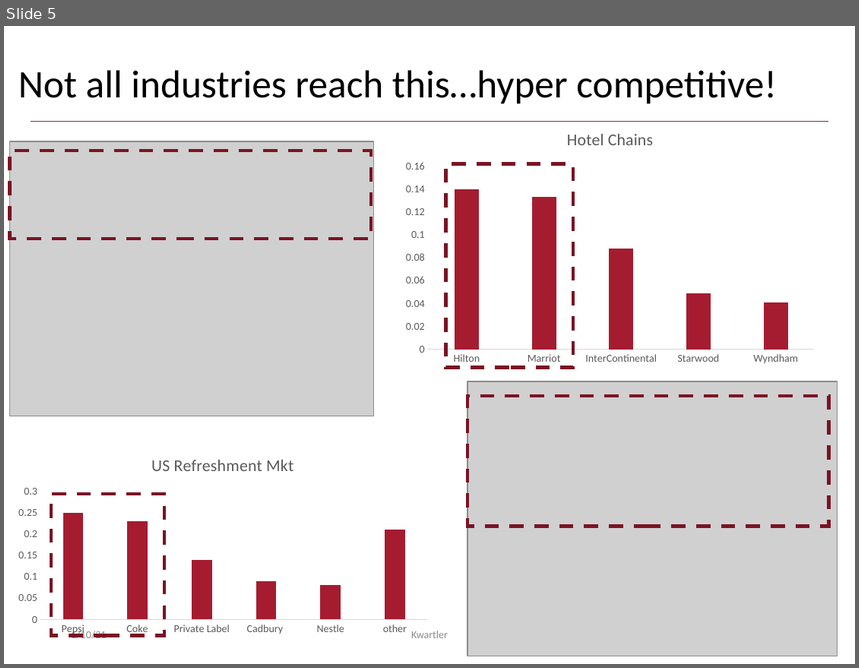
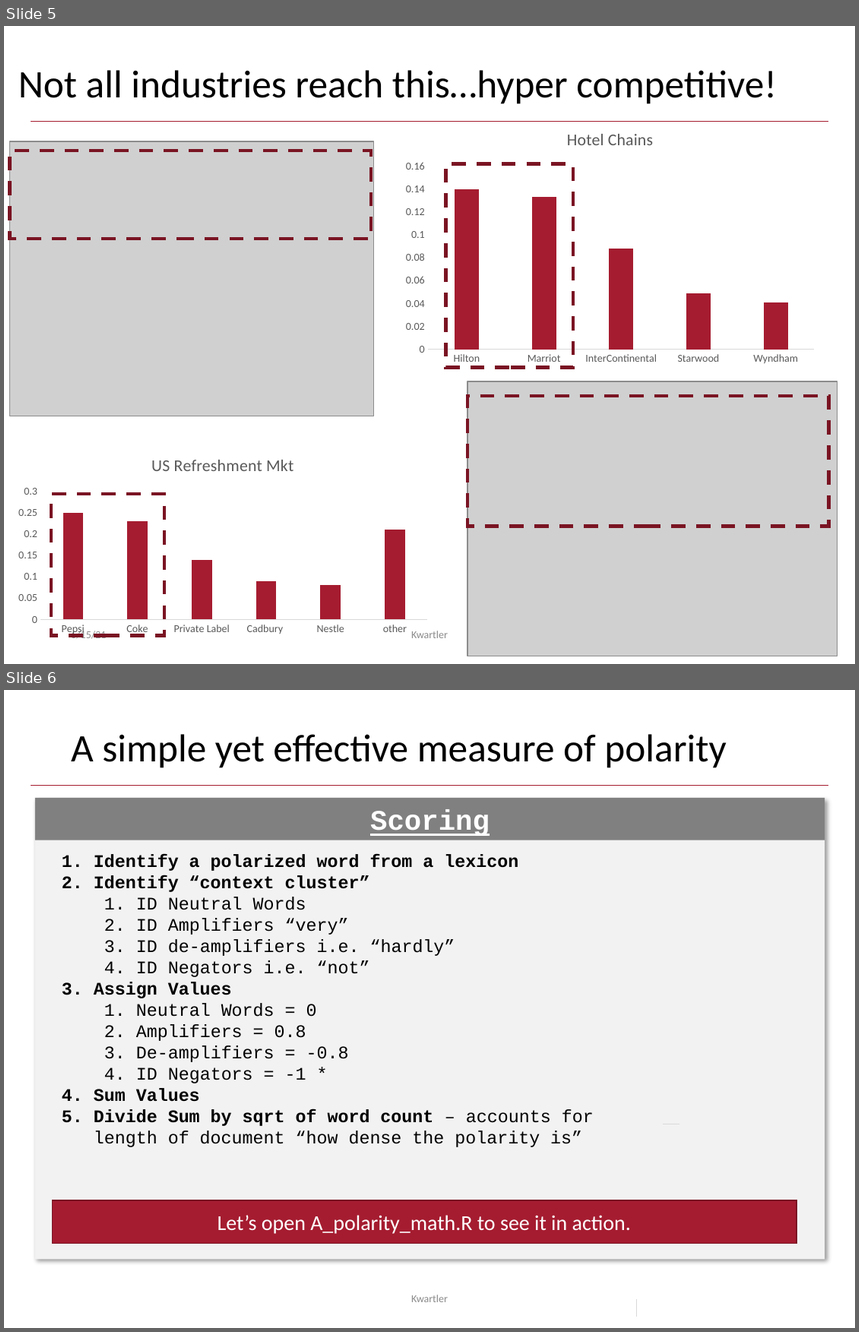
Before and after one commit to kwartler/GSERM_Text_Remote_student, a slide deck: student_lessons/C_Sentiment_Unsupervised/Day3_liveA_SentimentReview.pptx. Shown one above the other, each under a label of ours: slide 5 before the commit, slides 5 and 6 after it. The pictures are 859x668 and 859x1332 pixels, drawn with LibreOffice and Linux fonts; fonts in the diff are those of the drawing; grey boxes stand for pictures; background and template pictures are left out. Boxes give left, top, right and bottom in pixels: in the first picture for what was removed or moved away, otherwise in the second. Text is boxed around its words. In the diff, an @@ line names an element or a change of style, - is before the commit and + after.

```diff
--- a/student_lessons/C_Sentiment_Unsupervised/Day3_liveA_SentimentReview.pptx
+++ b/student_lessons/C_Sentiment_Unsupervised/Day3_liveA_SentimentReview.pptx
@@ slide 6 added at bbox=[4, 690, 855, 1328], background #FFFFFF; not listed: 1 template element that a slide beside it also shows @@
@@ title added at bbox=[71, 734, 726, 768], 33 pt, text #000000 @@
+A simple yet effective measure of polarity
@@ rectangle added at bbox=[35, 798, 826, 1259], fill #F2F2F2 @@
@@ rectangle added at bbox=[35, 798, 826, 840], fill #808080, 24 pt, text #FFFFFF, bold, underline @@
+Scoring
@@ text added at bbox=[94, 855, 594, 1148], 15 pt, text #000000 @@
+1. Identify a polarized word from a lexicon
+2. Identify “context cluster”
+  1. ID Neutral Words
+  2. ID Amplifiers “very”
+  3. ID de-amplifiers i.e. “hardly”
+  4. ID Negators i.e. “not”
+3. Assign Values
+  1. Neutral Words = 0
+  2. Amplifiers = 0.8
+  3. De-amplifiers = -0.8
+  4. ID Negators = -1 *
+4. Sum Values
+5. Divide Sum by sqrt of word count – accounts for length of document “how dense the polarity is”
@@ line added from (663, 1124) to (680, 1124), #D9D9D9 0.5 pt @@
@@ rectangle added at bbox=[53, 1201, 797, 1244], fill #A51C30, outline #7A1524 1 pt, 18 pt, text #FFFFFF @@
+Let’s open A_polarity_math.R to see it in action.
@@ text added at bbox=[411, 1295, 448, 1303], 9 pt, text #8C8C8C @@
+Kwartler
@@ line added from (636, 1300) to (636, 1316), #D9D9D9 0.5 pt @@
@@ slide 5 changed as well @@
@@ text at bbox=[71, 629, 106, 639]: text changed @@
-1/10/21
+6/15/21
```
Also in this commit, not shown: 13 other slides changed, 13 other files.
